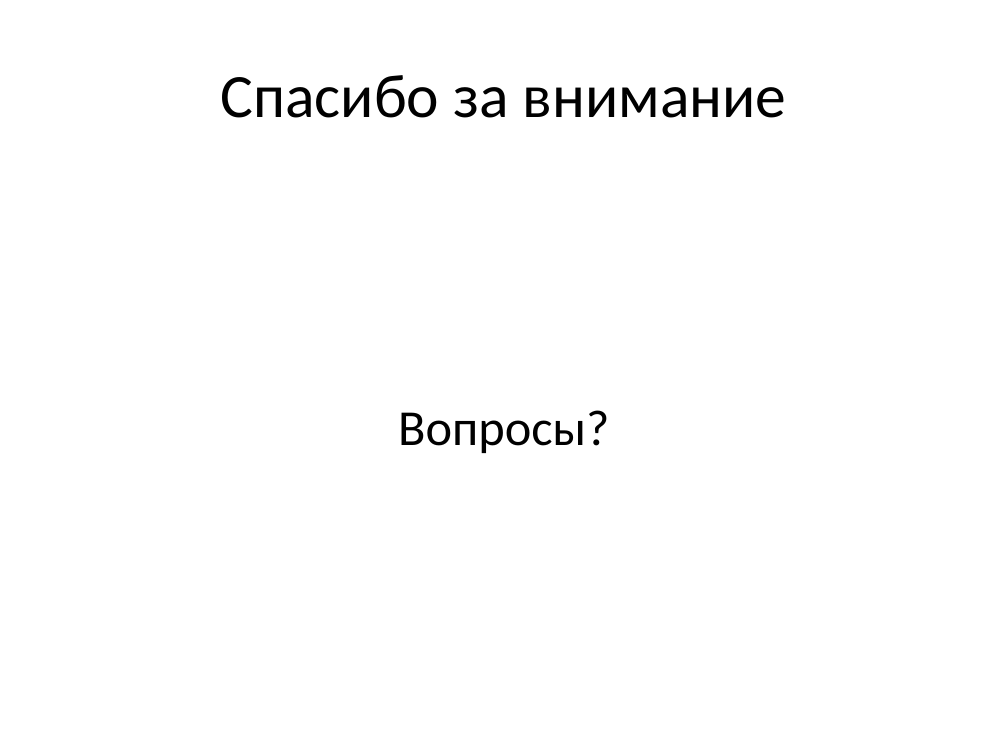
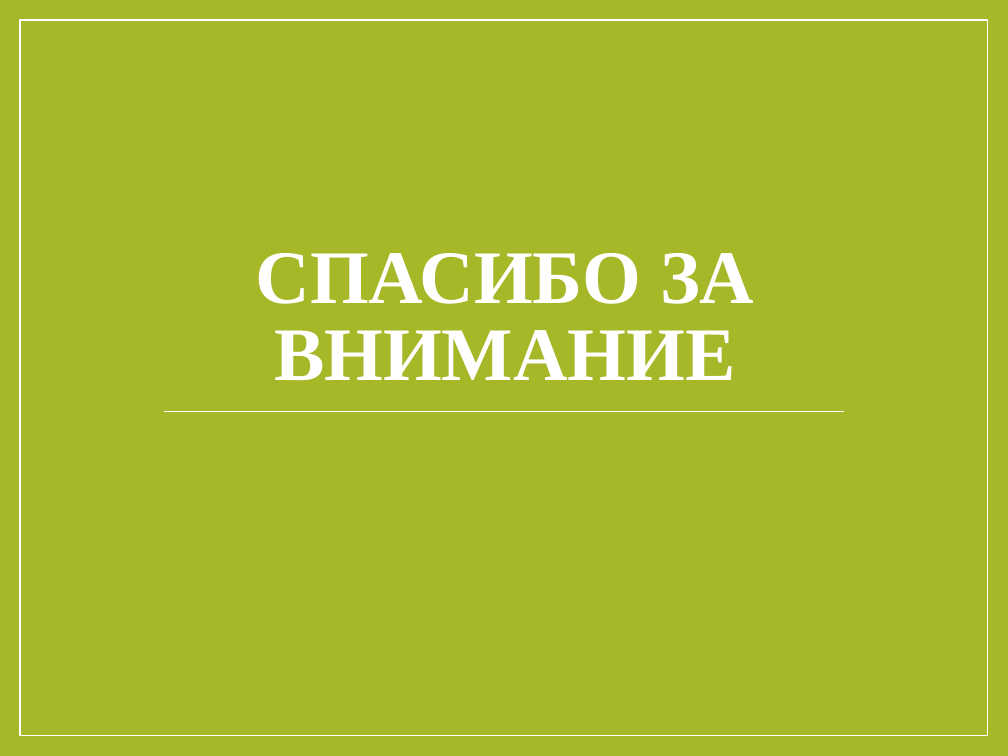
Before and after one commit to Ivan456/diplom, a slide deck: slide 11 of Ivan Vodich.pptx. Drawn at 1008x756 pixels with LibreOffice and Linux fonts; fonts in the diff are those of the drawing. Boxes give left, top, right and bottom in pixels: in the first picture for what was removed or moved away, otherwise in the second. Text is boxed around its words. In the diff, an @@ line names an element or a change of style, - is before the commit and + after.

```diff
--- a/Ivan Vodich.pptx
+++ b/Ivan Vodich.pptx
@@ background #FFFFFF to #A6B727 @@
@@ rectangle added at box(20, 20, 988, 736), fill #A6B727, outline #FFFFFF 1 pt @@
@@ title "СПАСИБО ЗА ВНИМАНИЕ" at box(255, 253, 754, 381): vertical alignment middle to bottom @@
@@ title at box(255, 253, 754, 381): text changed; size 44 to 54 pt; font Calibri to Times New Roman; text colour #000000 to #FFFFFF; bold on @@
-Спасибо за внимание
+СПАСИБО ЗА ВНИМАНИЕ
@@ line added from (163, 411) to (844, 411), #FFFFFF 0.79 pt @@
@@ subtitle removed at box(398, 410, 609, 453) @@
-Вопросы?
```
Also in this commit, not shown: 5 other slides changed, 5 slides added, 5 slides removed, 3 other files.
